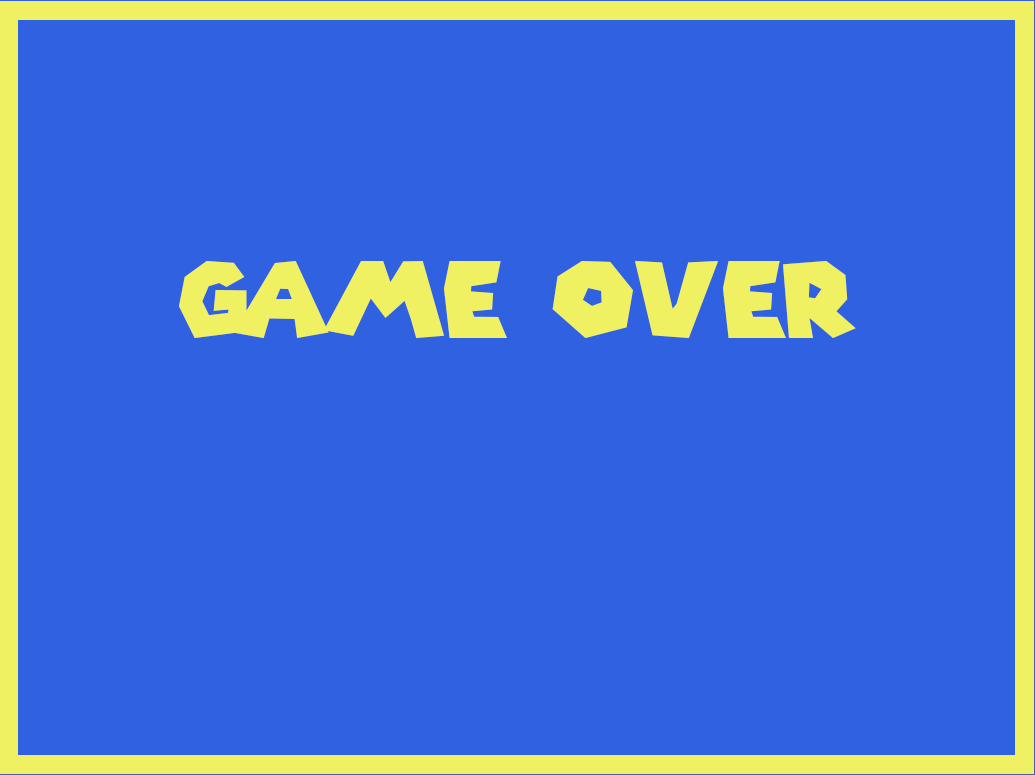
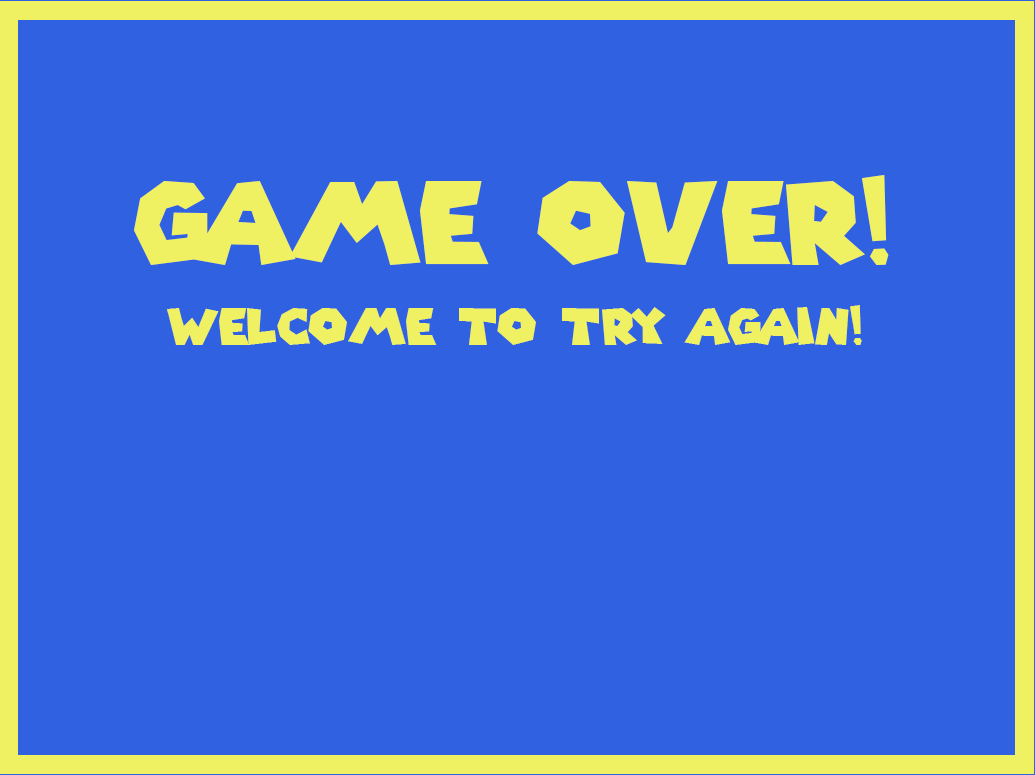
Revision of a layered 1035x775 image; what changed, layer by layer:
renamed "GAME OVER" to "Game over! welcome to try again!", painted on it over [134, 175, 889, 345]
